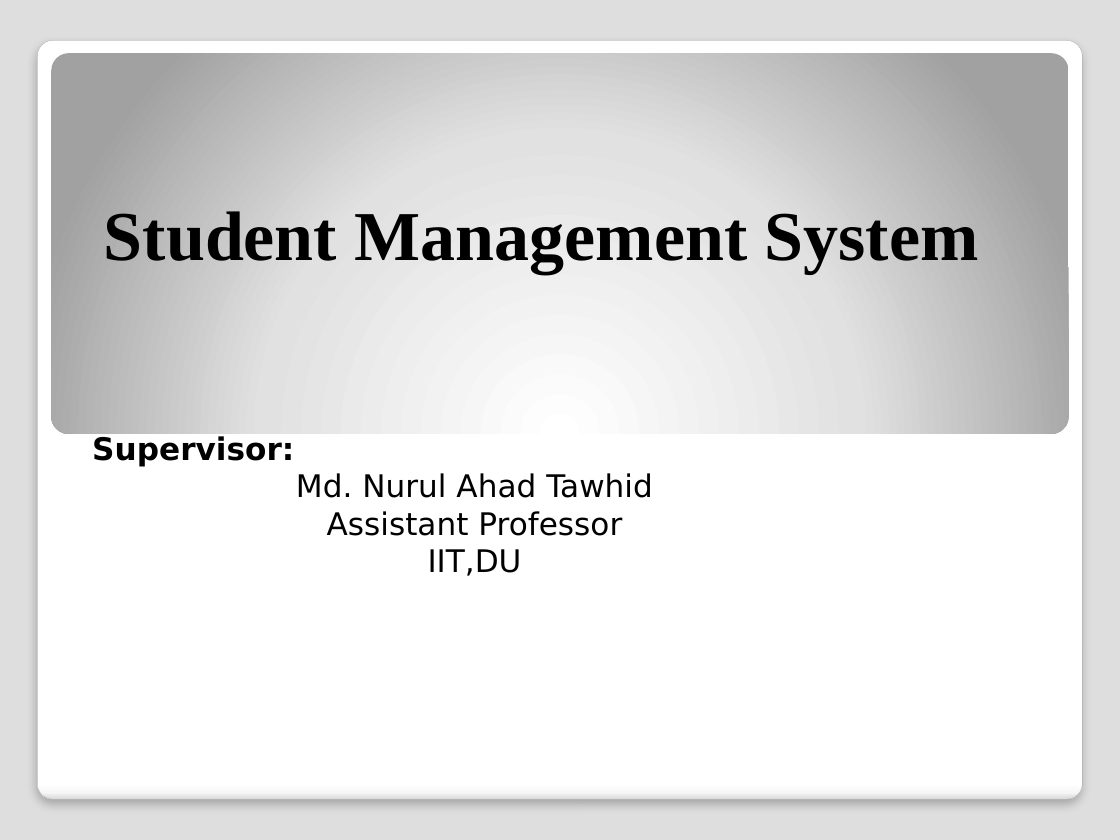
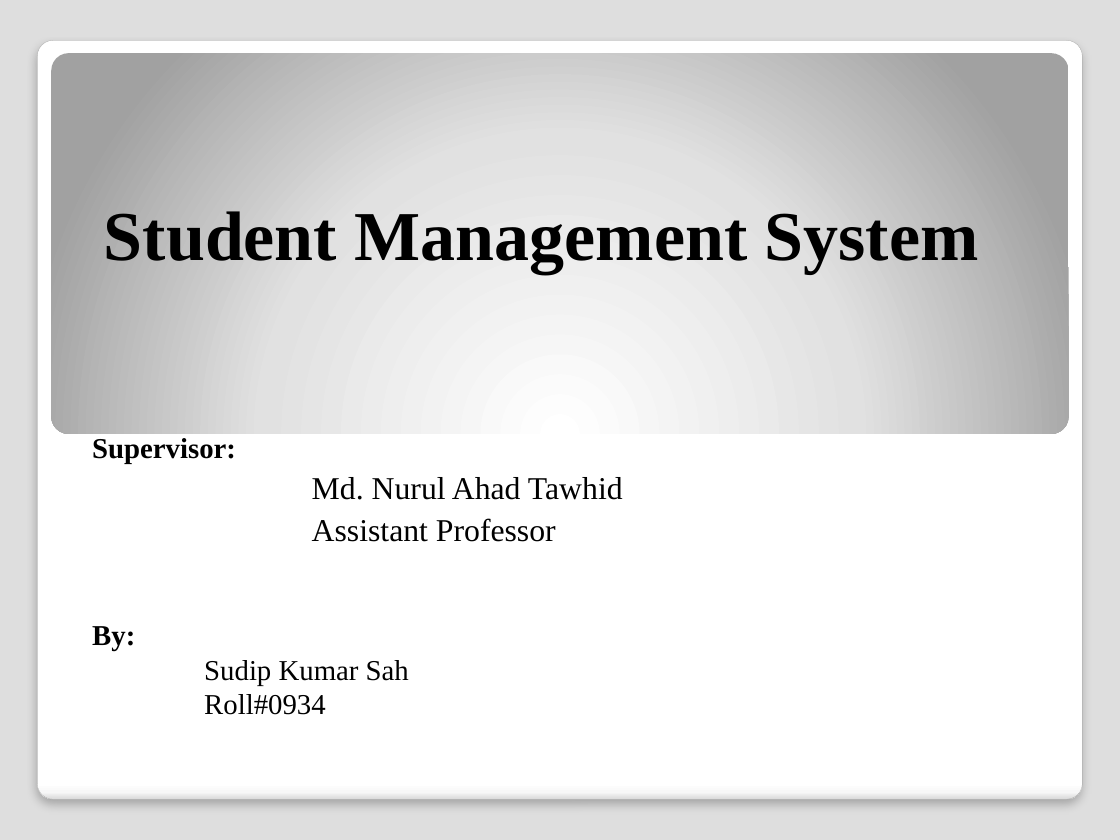
Before and after one commit to SudipKumarSah-0934/SPL-1, a slide deck: slide 1 of presentation.pptx. Drawn at 1120x840 pixels with LibreOffice and Linux fonts; fonts in the diff are those of the drawing. Boxes give left, top, right and bottom in pixels: in the first picture for what was removed or moved away, otherwise in the second. Text is boxed around its words. In the diff, an @@ line names an element or a change of style, - is before the commit and + after.

```diff
--- a/presentation.pptx
+++ b/presentation.pptx
@@ subtitle at (92, 438, 623, 542): size 20 to 18.5 pt in "Supervisor:"; font DejaVu Sans to Times New Roman in "Supervisor:", "Md. Nurul Ahad Tawhid", "Assistant Professor"; size 20 to 20.4 pt in "Md. Nurul Ahad Tawhid", "Assistant Professor"; alignment centre to left; list level 1 to 3 in "Md. Nurul Ahad Tawhid"; list level 1 to 3 in "Assistant Professor" @@
@@ subtitle at (92, 626, 409, 715): text changed; size 20 to 18.5 pt; font DejaVu Sans to Times New Roman @@
-IIT,DU
+By:
+Sudip Kumar Sah
+Roll#0934
```
Also in this commit, not shown: 2 other slides changed, 6 slides added, 1 slide removed.
